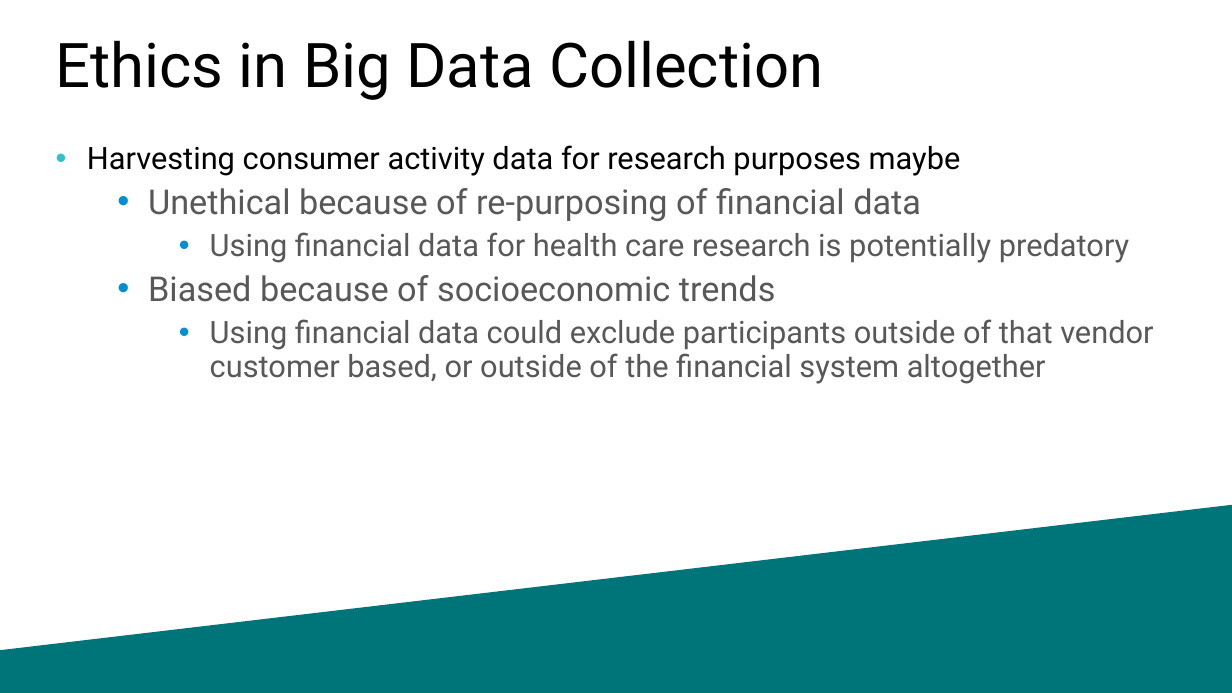
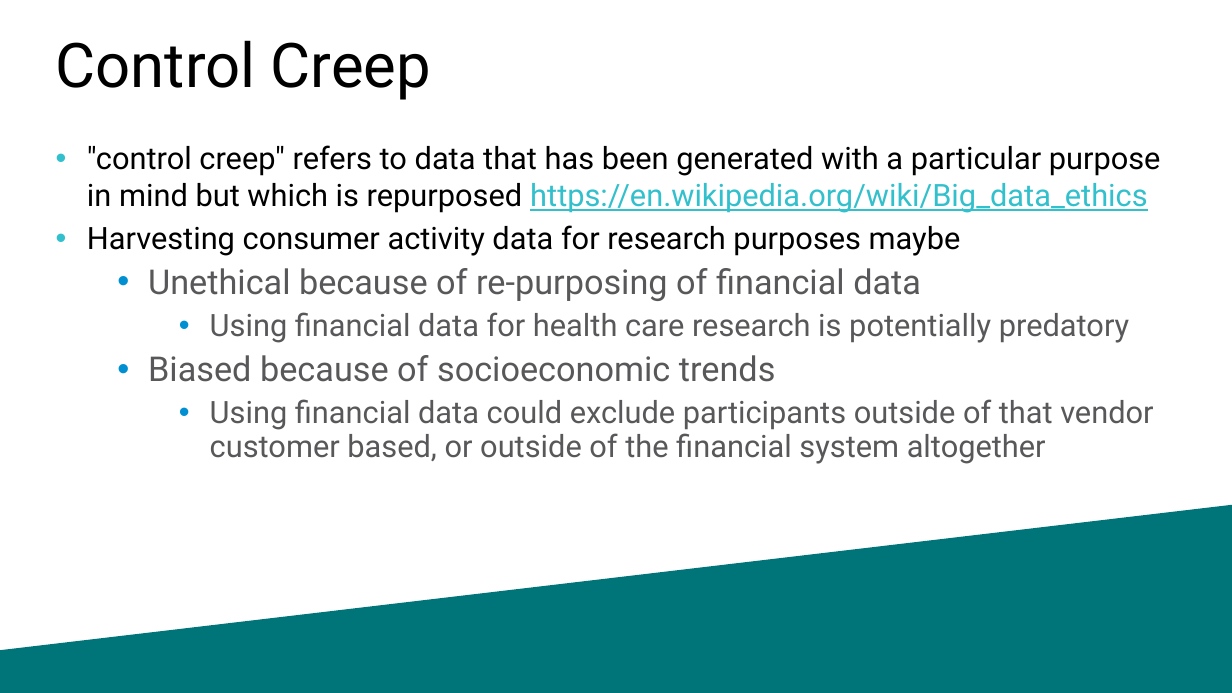
Before and after one commit to williamadba/Public-Presentations, a slide deck: slide 20 of SQLSat Baton Rouge BI 2020/Ethics in Modern Data.pptx (slide 15 before the commit). Drawn at 1232x693 pixels with LibreOffice and Linux fonts; fonts in the diff are those of the drawing. Boxes give left, top, right and bottom in pixels: in the first picture for what was removed or moved away, otherwise in the second. Text is boxed around its words. In the diff, an @@ line names an element or a change of style, - is before the commit and + after.

```diff
--- a/SQLSat Baton Rouge BI 2020/Ethics in Modern Data.pptx
+++ b/SQLSat Baton Rouge BI 2020/Ethics in Modern Data.pptx
@@ title at (56, 40, 431, 100): text changed @@
-Ethics in Big Data Collection
+Control Creep
@@ text at (87, 145, 1161, 213): paragraph added @@
+• "control creep" refers to data that has been generated with a particular purpose in mind but which is repurposed https://en.wikipedia.org/wiki/Big_data_ethics
```
Also in this commit, not shown: 6 other slides changed, 13 slides added.
